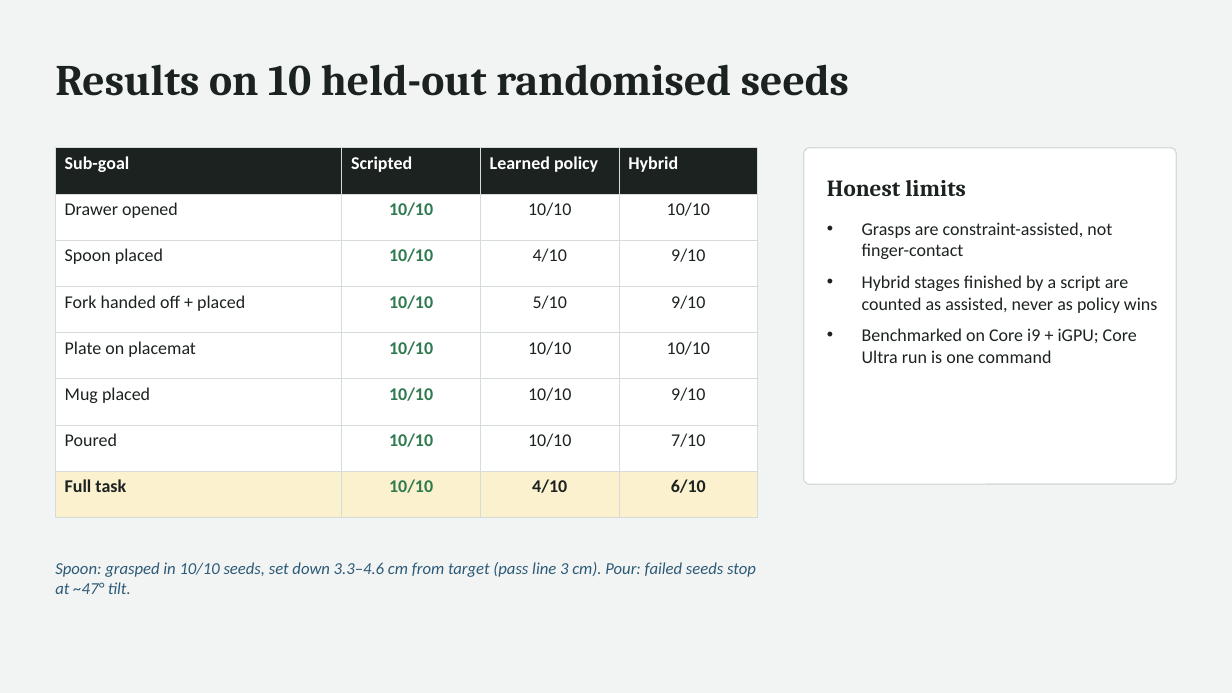
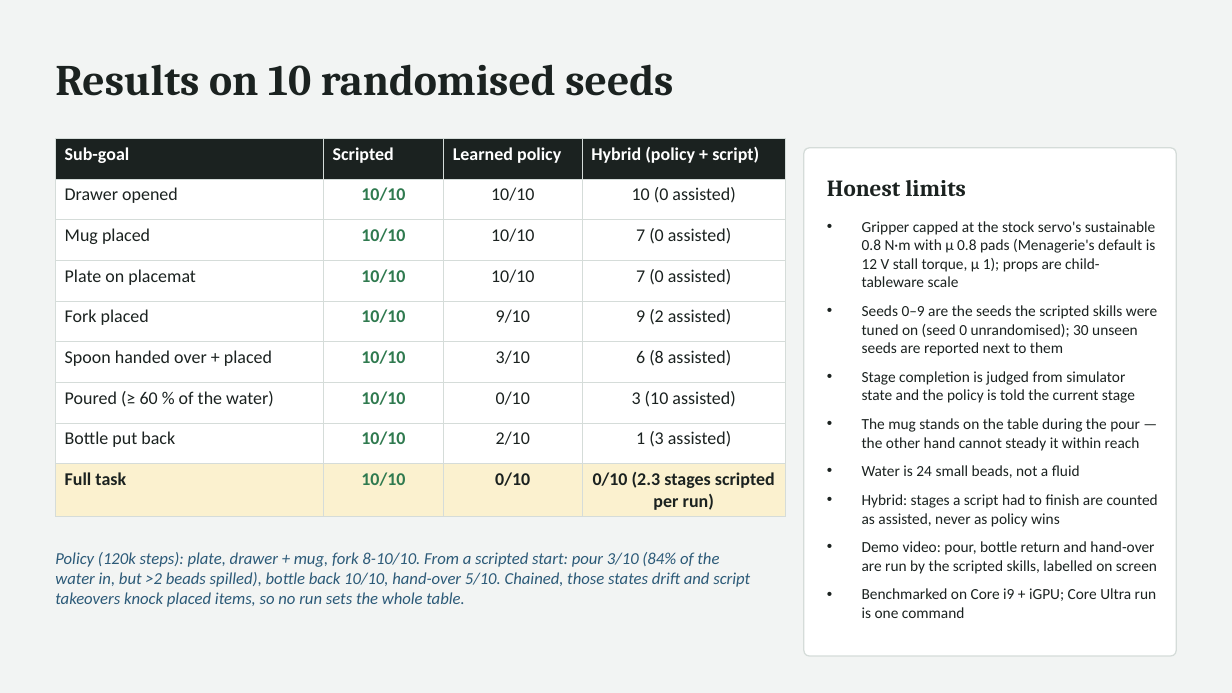
Before and after one commit to suzyeth/table-for-two, a slide deck: slide 7 of docs/slides/table_for_two.pptx. Drawn at 1232x693 pixels with LibreOffice and Linux fonts; fonts in the diff are those of the drawing. Boxes give left, top, right and bottom in pixels: in the first picture for what was removed or moved away, otherwise in the second. Text is boxed around its words. In the diff, an @@ line names an element or a change of style, - is before the commit and + after.

```diff
--- a/docs/slides/table_for_two.pptx
+++ b/docs/slides/table_for_two.pptx
@@ text at (x1=55, y1=64, x2=673, y2=96): text changed @@
-Results on 10 held-out randomised seeds
+Results on 10 randomised seeds
@@ table at (x1=55, y1=139, x2=786, y2=514) @@
-row 1: Sub-goal | Scripted | Learned policy | Hybrid
-row 2: Drawer opened | 10/10 | 10/10 | 10/10
-row 3: Spoon placed | 10/10 | 4/10 | 9/10
-row 4: Fork handed off + placed | 10/10 | 5/10 | 9/10
-row 5: Plate on placemat | 10/10 | 10/10 | 10/10
-row 6: Mug placed | 10/10 | 10/10 | 9/10
-row 7: Poured | 10/10 | 10/10 | 7/10
-row 8: Full task | 10/10 | 4/10 | 6/10
+row 1: Sub-goal | Scripted | Learned policy | Hybrid (policy + script)
+row 2: Drawer opened | 10/10 | 10/10 | 10 (0 assisted)
+row 3: Mug placed | 10/10 | 10/10 | 7 (0 assisted)
+row 4: Plate on placemat | 10/10 | 10/10 | 7 (0 assisted)
+row 5: Fork placed | 10/10 | 9/10 | 9 (2 assisted)
+row 6: Spoon handed over + placed | 10/10 | 3/10 | 6 (8 assisted)
+row 7: Poured (≥ 60 % of the water) | 10/10 | 0/10 | 3 (10 assisted)
+row 8: Bottle put back | 10/10 | 2/10 | 1 (3 assisted)
+row 9: Full task | 10/10 | 0/10 | 0/10 (2.3 stages scripted per run)
@@ table resized from (x1=55, y1=148, x2=758, y2=497) to (x1=55, y1=139, x2=786, y2=514) @@
@@ rounded rectangle resized from (x1=804, y1=148, x2=1177, y2=484) to (x1=804, y1=148, x2=1177, y2=656) @@
@@ rounded rectangle at (x1=804, y1=148, x2=1177, y2=656): proportions changed @@
@@ text at (x1=862, y1=221, x2=1158, y2=574): text changed; size 14 to 12 pt @@
-• Grasps are constraint-assisted, not finger-contact
-• Hybrid stages finished by a script are counted as assisted, never as policy wins
+• Gripper capped at the stock servo's sustainable 0.8 N·m with μ 0.8 pads (Menagerie's default is 12 V stall torque, μ 1); props are child-tableware scale
+• Seeds 0–9 are the seeds the scripted skills were tuned on (seed 0 unrandomised); 30 unseen seeds are reported next to them
+• Stage completion is judged from simulator state and the policy is told the current stage
+• The mug stands on the table during the pour — the other hand cannot steady it within reach
+• Water is 24 small beads, not a fluid
+• Hybrid: stages a script had to finish are counted as assisted, never as policy wins
+• Demo video: pour, bottle return and hand-over are run by the scripted skills, labelled on screen
@@ text at (x1=55, y1=552, x2=750, y2=607): text changed @@
-Spoon: grasped in 10/10 seeds, set down 3.3–4.6 cm from target (pass line 3 cm). Pour: failed seeds stop at ~47° tilt.
+Policy (120k steps): plate, drawer + mug, fork 8-10/10. From a scripted start: pour 3/10 (84% of the water in, but >2 beads spilled), bottle back 10/10, hand-over 5/10. Chained, those states drift and script takeovers knock placed items, so no run sets the whole table.
@@ text at (x1=862, y1=588, x2=1157, y2=618): size 14 to 12 pt in "Benchmarked on Core i9 + iGPU; Core ..." @@
```
Also in this commit, not shown: 6 other slides changed, 4 other files.
